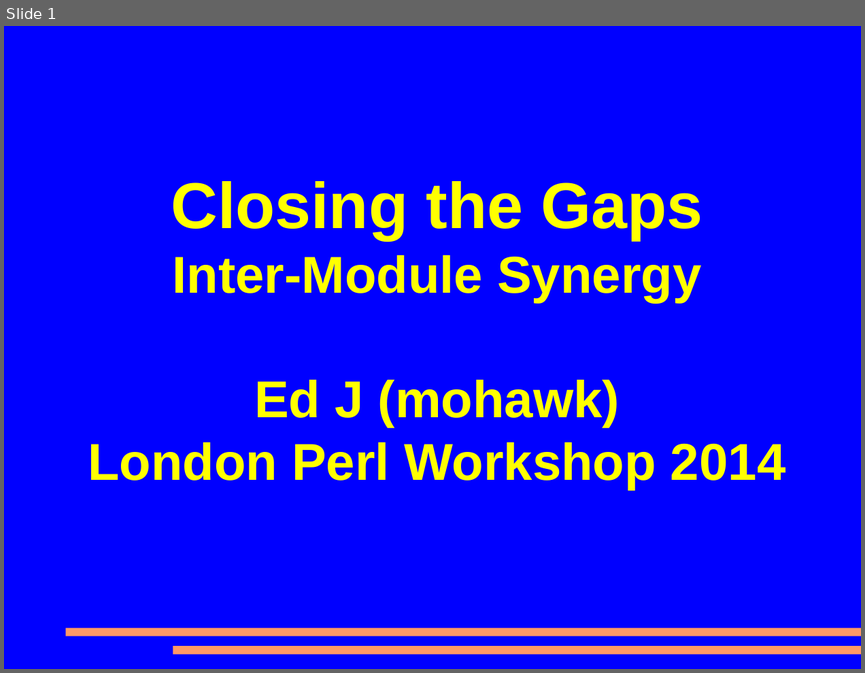
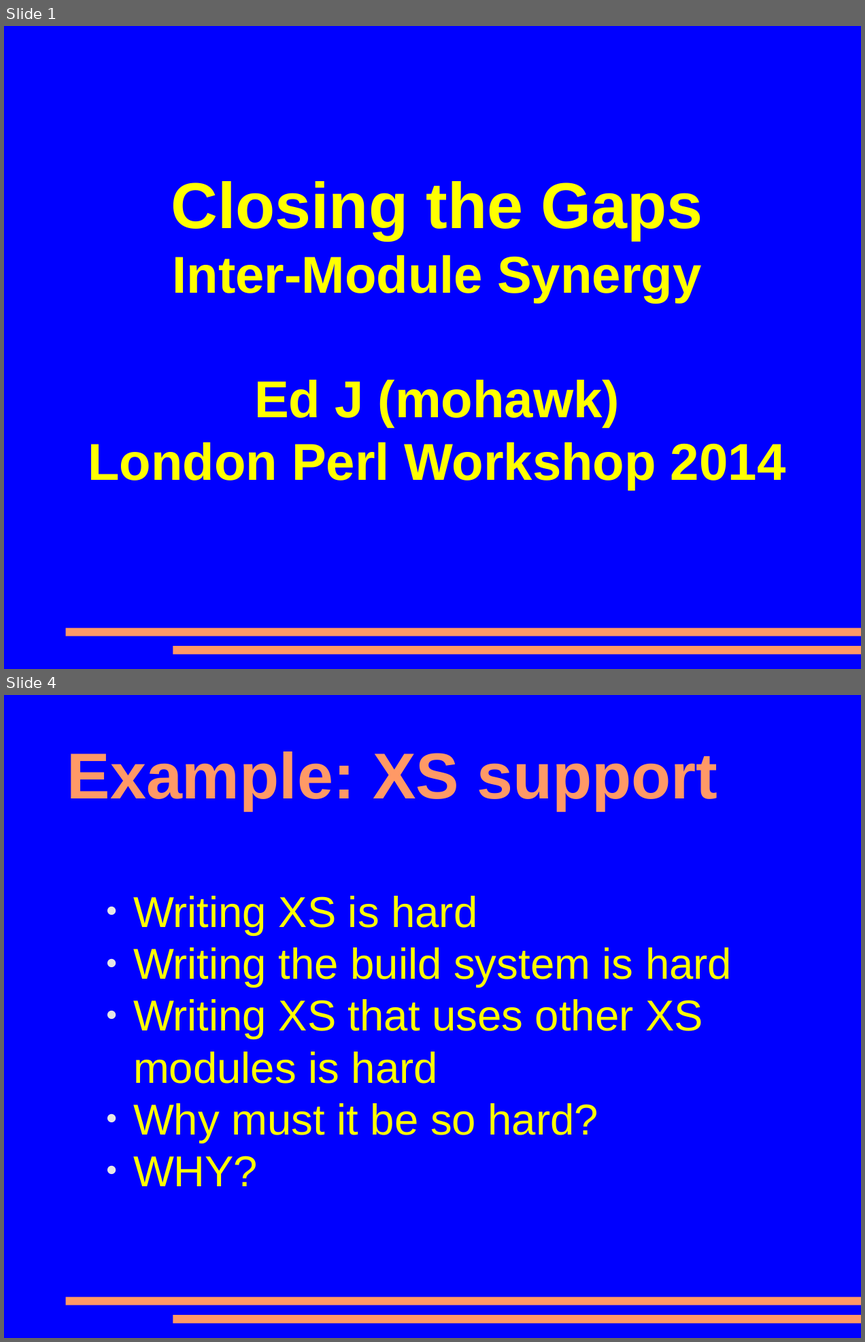
Before and after one commit to mohawk2/presentations, a slide deck: lpw2014-closinggaps.odp. Shown one above the other, each under a label of ours: slide 1 before the commit, slides 1 and 4 after it; the slides between them are not shown. The pictures are 865x673 and 865x1342 pixels, drawn with LibreOffice and Linux fonts; fonts in the diff are those of the drawing. Boxes give left, top, right and bottom in pixels: in the first picture for what was removed or moved away, otherwise in the second. Text is boxed around its words. In the diff, an @@ line names an element or a change of style, - is before the commit and + after.

```diff
--- a/lpw2014-closinggaps.odp
+++ b/lpw2014-closinggaps.odp
@@ slide 4 added at (4, 695, 861, 1338), background #0000FF; not listed: 2 template elements that a slide beside it also shows @@
@@ title added at (67, 751, 717, 810), 60 pt, text #FF9966, bold @@
+Example: XS support
@@ text added at (133, 896, 732, 1186), 40 pt, text #FFFF00 @@
+● Writing XS is hard
+● Writing the build system is hard
+● Writing XS that uses other XS modules is hard
+● Why must it be so hard?
+● WHY?
```
Also in this commit, not shown: 1 slide changed, 2 other slides added, 1 slide removed.
